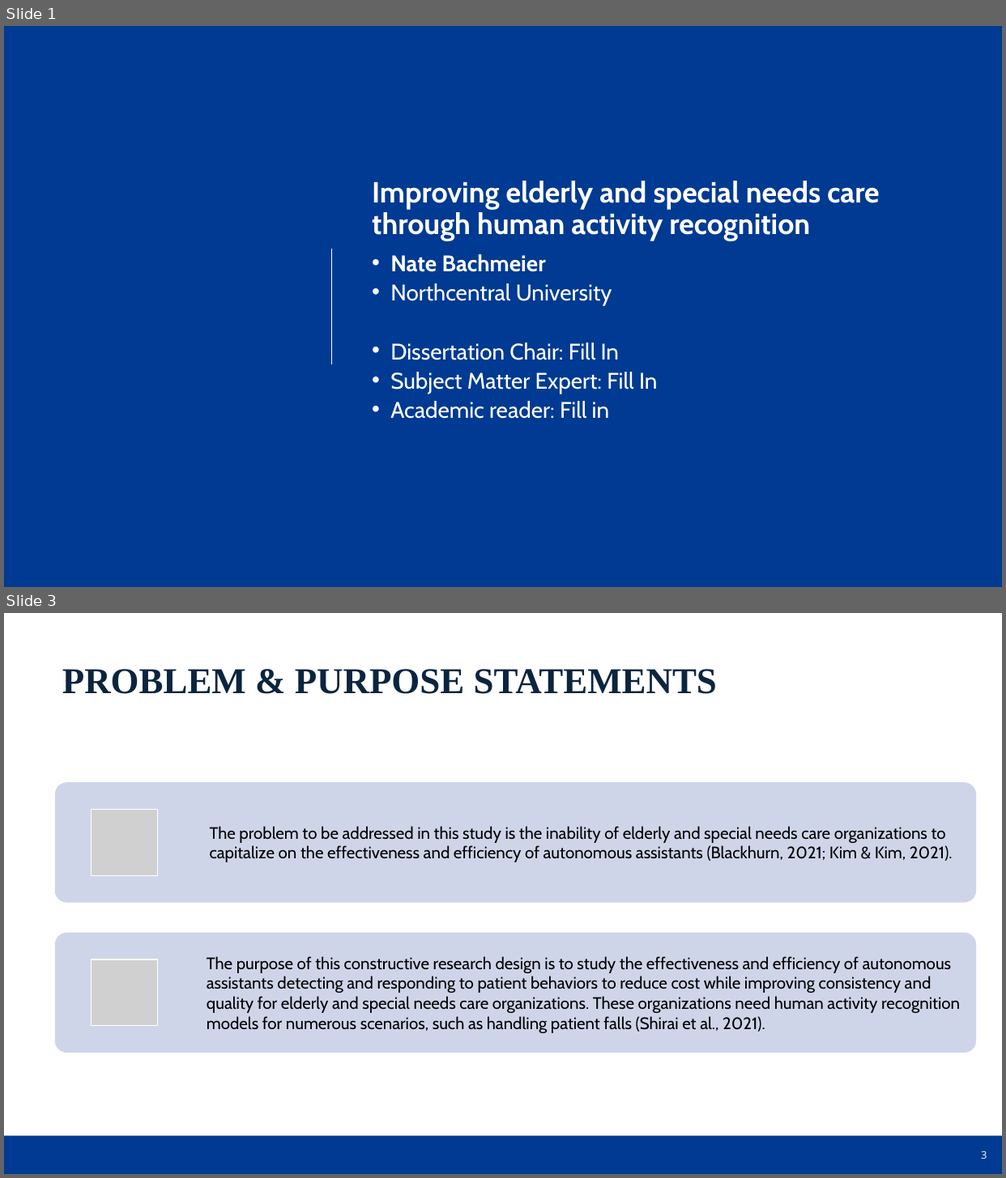
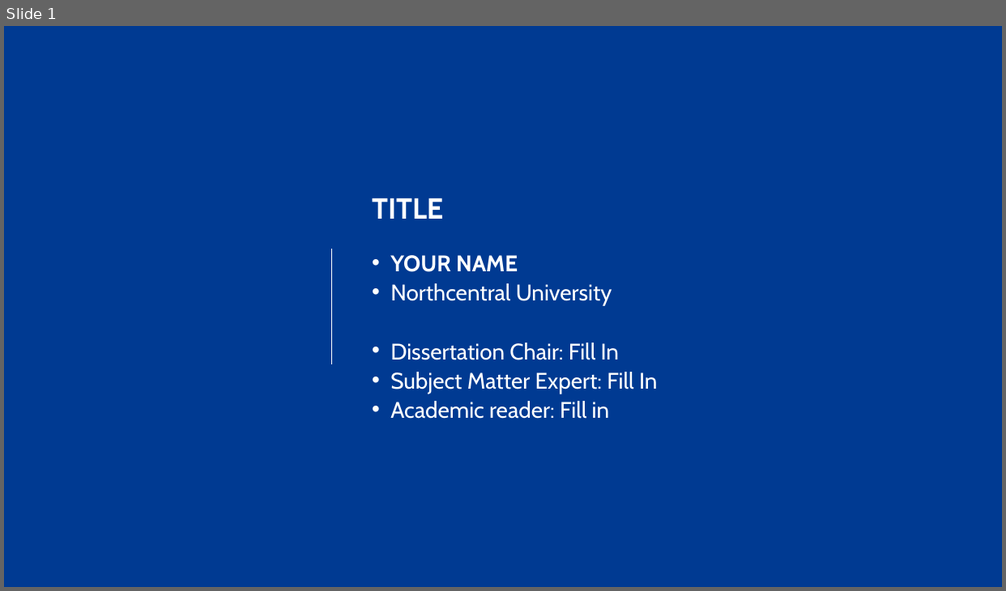
Before and after one commit to dr-natetorious/Dissertation, a slide deck: DSE_Quantitative_oral_defense_presentation_template_2022_NU.pptx. Shown one above the other, each under a label of ours: slides 1 and 3 before the commit, slide 1 after it; the slides between them are not shown. The pictures are 1006x1178 and 1006x591 pixels, drawn with LibreOffice and Linux fonts; fonts in the diff are those of the drawing; grey boxes stand for pictures; background and template pictures are left out. Boxes give left, top, right and bottom in pixels: in the first picture for what was removed or moved away, otherwise in the second. Text is boxed around its words. In the diff, an @@ line names an element or a change of style, - is before the commit and + after.

```diff
--- a/DSE_Quantitative_oral_defense_presentation_template_2022_NU.pptx
+++ b/DSE_Quantitative_oral_defense_presentation_template_2022_NU.pptx
@@ slide 3 removed at box(4, 613, 1002, 1174), background picture (left out) @@
@@ text removed at box(62, 669, 717, 694) @@
-PROBLEM & PURPOSE STATEMENTS
@@ group removed at box(55, 782, 977, 1053): 2 rounded rectangles, 2 pictures, 2 texts @@
-The problem to be addressed in this study is the inability of elderly and special needs care organizations to capitalize on the effectiveness and efficiency of autonomous assistants (Blackhurn, 2021; Kim & Kim, 2021).
-The purpose of this constructive research design is to study the effectiveness and efficiency of autonomous assistants detecting and responding to patient behaviors to reduce cost while improving consistency and quality for elderly and special needs care organizations. These organizations need human activity recognition models for numerous scenarios, such as handling patient falls (Shirai et al., 2021).
@@ rectangle removed at box(4, 1136, 1002, 1174) @@
@@ page number removed at box(981, 1151, 987, 1159) @@
-3
@@ slide 1 changed as well @@
@@ text at box(372, 199, 443, 219): text changed @@
-Improving elderly and special needs care through human activity recognition
+TITLE
@@ text at box(390, 255, 518, 272): text changed @@
-• Nate Bachmeier
+• YOUR NAME
```
Also in this commit, not shown: 2 other slides changed, 16 slides added, 17 other slides removed, 2 other files.
